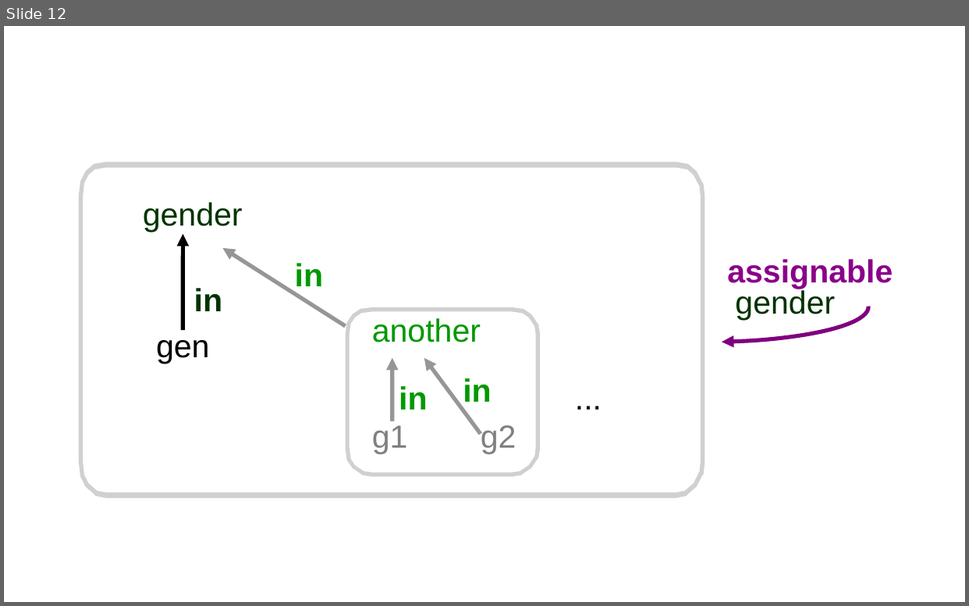
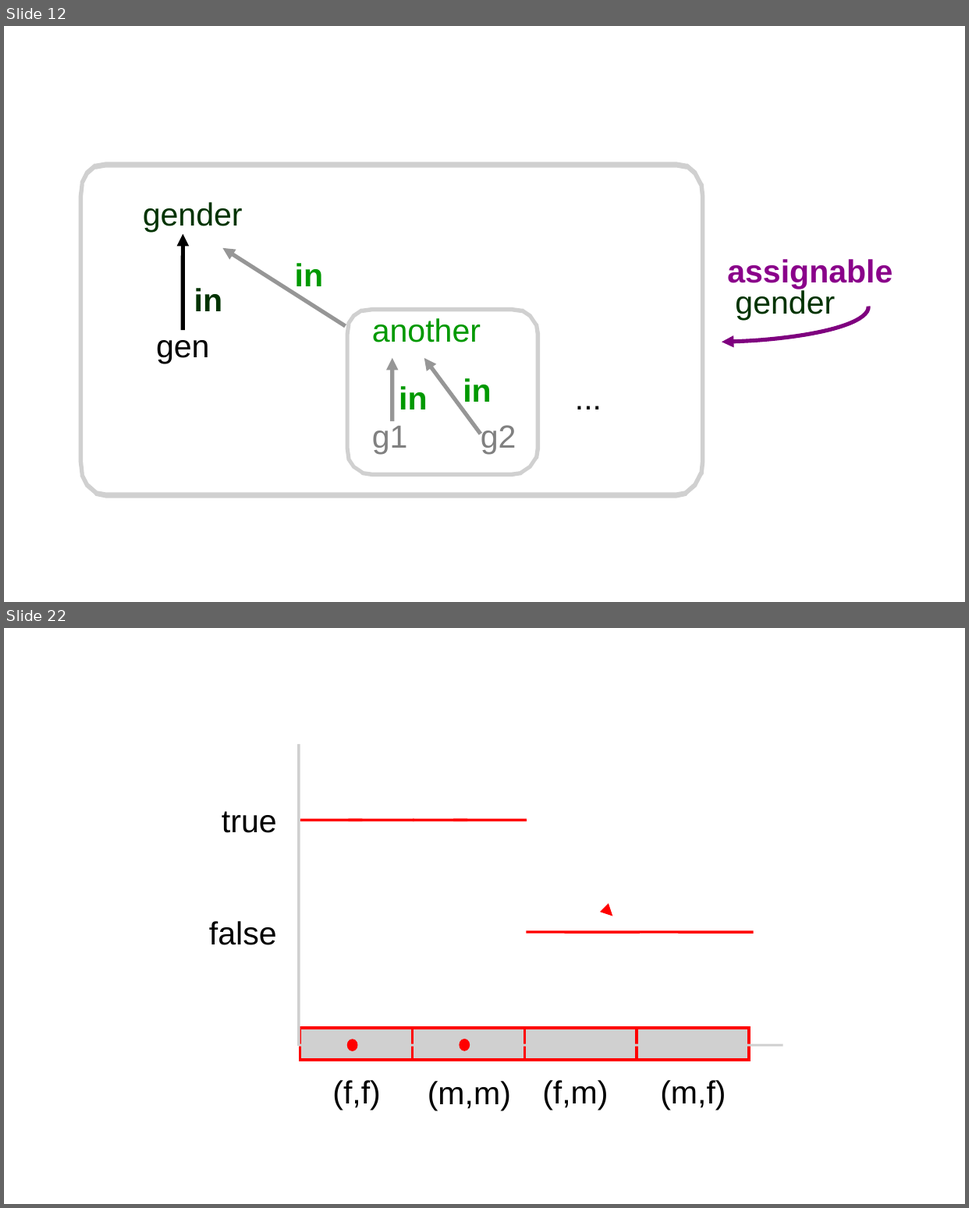
Before and after one commit to kiniry/Mobius, a slide deck: src/escjava/trunk/ESCTools/slides/CAV2007Tutorial/new-diagrams.ppt. Shown one above the other, each under a label of ours: slide 12 before the commit, slides 12 and 22 after it; the slides between them are not shown. The pictures are 969x606 and 969x1208 pixels, drawn with LibreOffice and Linux fonts; fonts in the diff are those of the drawing; grey boxes stand for pictures; background and template pictures are left out. Boxes give left, top, right and bottom in pixels: in the first picture for what was removed or moved away, otherwise in the second. Text is boxed around its words. In the diff, an @@ line names an element or a change of style, - is before the commit and + after.

```diff
--- a/src/escjava/trunk/ESCTools/slides/CAV2007Tutorial/new-diagrams.ppt
+++ b/src/escjava/trunk/ESCTools/slides/CAV2007Tutorial/new-diagrams.ppt
@@ slide 22 added at (4, 628, 965, 1204), background #FFFFFF @@
@@ picture added at (297, 744, 300, 1046) @@
@@ text added at (222, 811, 277, 833), 24 pt, text #000000 @@
+true
@@ line added from (300, 820) to (414, 820), #FF0000 2.01 pt @@
@@ line added from (348, 820) to (363, 820), #FF0000 2.01 pt @@
@@ line added from (414, 820) to (527, 820), #FF0000 2.01 pt @@
@@ line added from (454, 820) to (467, 820), #FF0000 2.01 pt @@
@@ text added at (209, 921, 277, 945), 24 pt, text #000000 @@
+false
@@ arrow added from (612, 917) to (612, 917), #FF0000 3 pt @@
@@ line added from (526, 933) to (639, 933), #FF0000 2.01 pt @@
@@ line added from (639, 933) to (754, 933), #FF0000 2.01 pt @@
@@ picture added at (299, 1044, 783, 1046) @@
@@ picture added at (300, 1029, 413, 1060) @@
@@ ellipse added at (348, 1041, 356, 1051), fill #FF0000, outline #FF0000 2.01 pt @@
@@ picture added at (413, 1029, 525, 1060) @@
@@ ellipse added at (460, 1041, 468, 1050), fill #FF0000, outline #FF0000 2.01 pt @@
@@ picture added at (525, 1029, 637, 1060) @@
@@ picture added at (637, 1029, 750, 1060) @@
@@ text added at (332, 1080, 380, 1111), 24 pt, text #000000 @@
+(f,f)
@@ text added at (428, 1081, 511, 1112), 24 pt, text #000000 @@
+(m,m)
@@ text added at (542, 1080, 608, 1111), 24 pt, text #000000 @@
+(f,m)
@@ text added at (660, 1080, 726, 1111), 24 pt, text #000000 @@
+(m,f)
```
Also in this commit, not shown: 2 slides changed, 13 other slides added, 20 other files.
